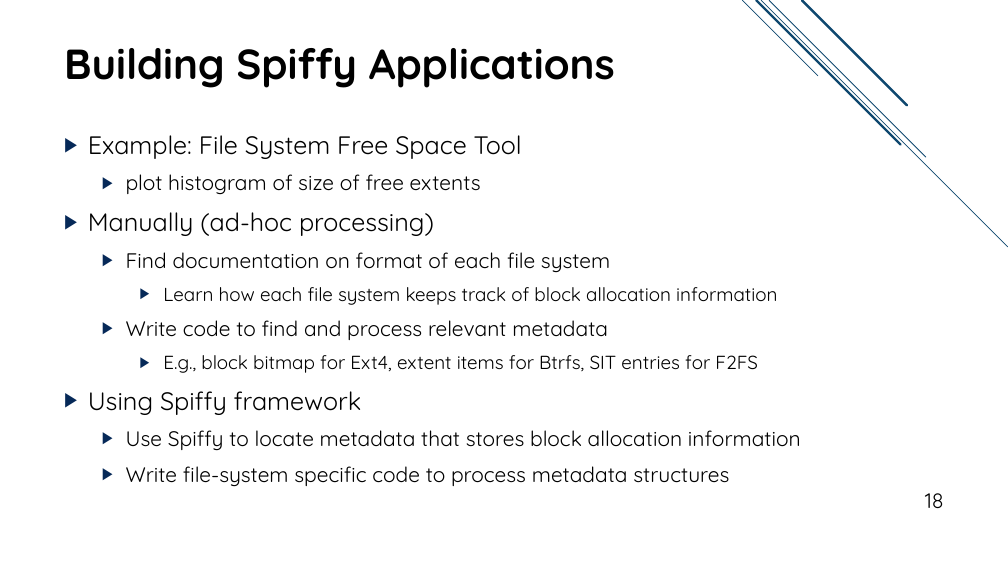
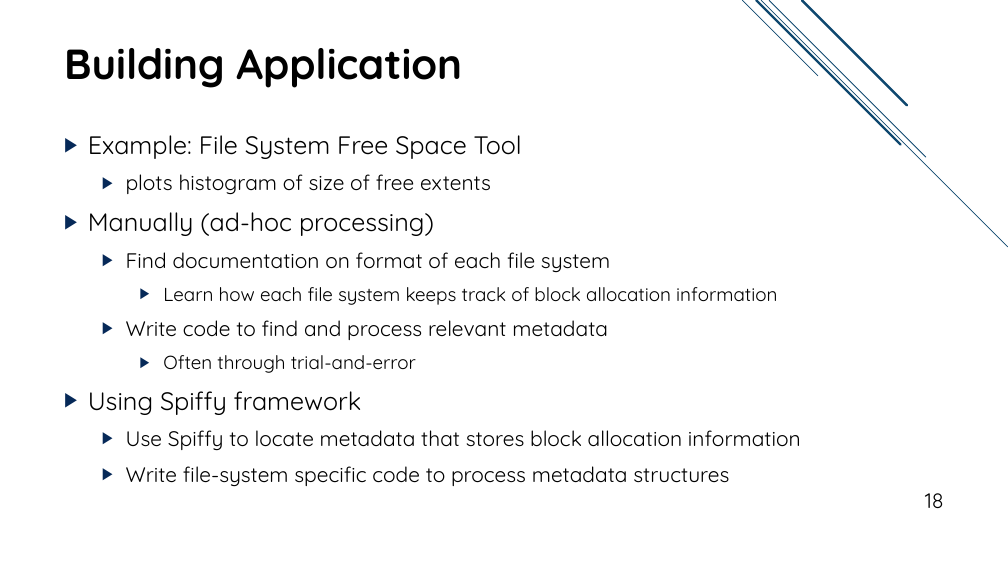
Before and after one commit to jacksun007/spiffy-paper, a slide deck: slide 18 of talk/spiffy_talk.pptx. Drawn at 1008x567 pixels with LibreOffice and Linux fonts; fonts in the diff are those of the drawing. Boxes give left, top, right and bottom in pixels: in the first picture for what was removed or moved away, otherwise in the second. Text is boxed around its words. In the diff, an @@ line names an element or a change of style, - is before the commit and + after.

```diff
--- a/talk/spiffy_talk.pptx
+++ b/talk/spiffy_talk.pptx
@@ title at (64,48,462,88): text changed @@
-Building Spiffy Applications
+Building Application
@@ text at (126,174,491,195): text changed @@
-  ▶ plot histogram of size of free extents
+  ▶ plots histogram of size of free extents
@@ text at (163,355,416,373): text changed @@
-    ▶ E.g., block bitmap for Ext4, extent items for Btrfs, SIT entries for F2FS
+    ▶ Often through trial-and-error
```
Also in this commit, not shown: 12 other slides changed.
